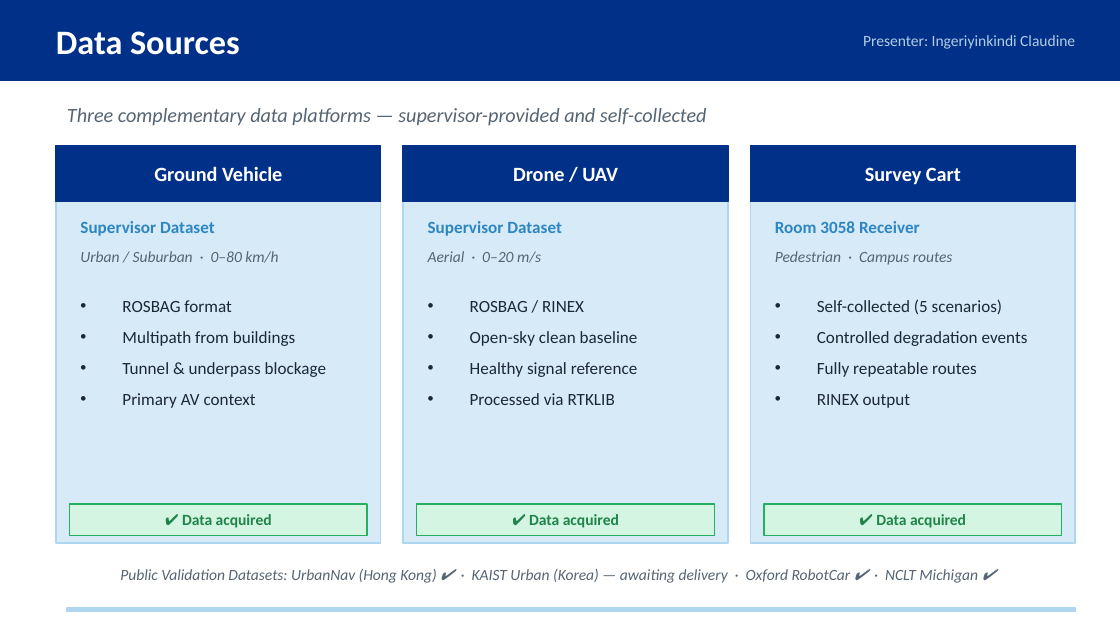
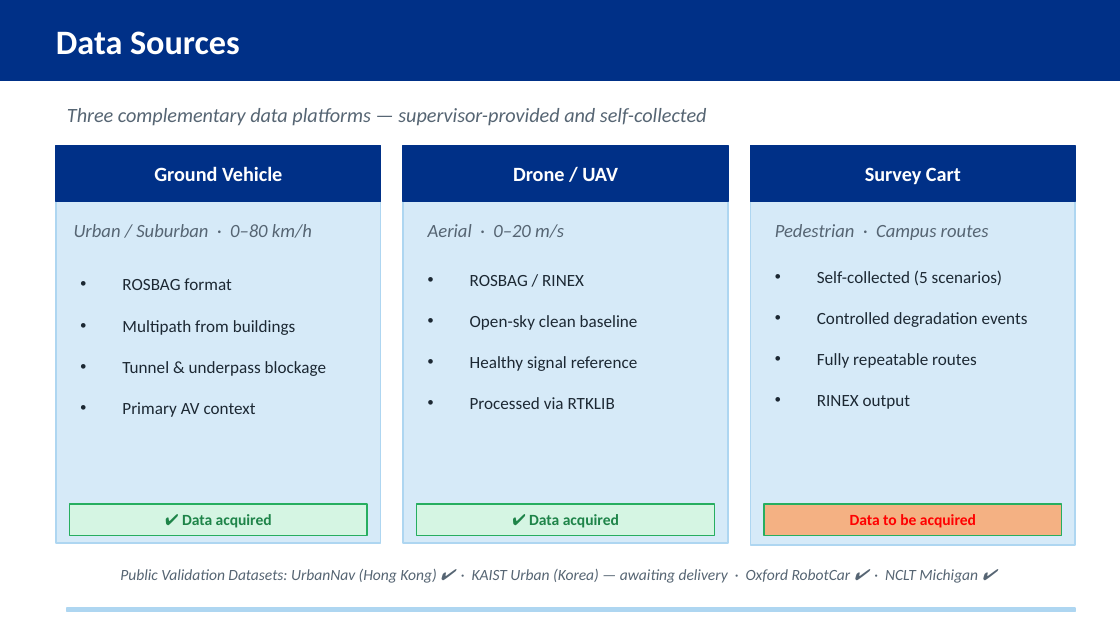
Before and after one commit to Jorshuare/AI-Based-Prediction-for-GNSS-Signal-Degradation, a slide deck: slide 7 of proposal/Presentations/GNSS_Proposal_Presentation.pptx (slide 6 before the commit). Drawn at 1120x630 pixels with LibreOffice and Linux fonts; fonts in the diff are those of the drawing. Boxes give left, top, right and bottom in pixels: in the first picture for what was removed or moved away, otherwise in the second. Text is boxed around its words. In the diff, an @@ line names an element or a change of style, - is before the commit and + after.

Commit message:
feat: add route planning data

```diff
--- a/proposal/Presentations/GNSS_Proposal_Presentation.pptx
+++ b/proposal/Presentations/GNSS_Proposal_Presentation.pptx
@@ text removed at [863,35,1075,49] @@
-Presenter: Ingeriyinkindi Claudine
@@ size 10 to 12 pt in 3 elements at [775,224,989,240], [428,224,564,238], [74,224,312,238] @@
@@ text "Urban / Suburban · 0–80 ...": place and size @@
-text "Urban / Suburban · 0–80 ..." at [80,251,278,263]
+text "Urban / Suburban · 0–80 ..." at [74,224,312,238]
@@ text removed at [80,221,215,236] @@
-Supervisor Dataset
@@ text "Aerial · 0–20 m/s": place and size @@
-text "Aerial · 0–20 m/s" at [428,251,541,263]
+text "Aerial · 0–20 m/s" at [428,224,564,238]
@@ text removed at [428,221,562,236] @@
-Supervisor Dataset
@@ text "Pedestrian · Campus routes": place and size @@
-text "Pedestrian · Campus routes" at [775,251,953,265]
+text "Pedestrian · Campus routes" at [775,224,989,240]
@@ text removed at [775,221,920,233] @@
-Room 3058 Receiver
@@ text "ROSBAG format": place and size @@
-text "ROSBAG format" at [122,300,326,408]
+text "ROSBAG format" at [122,278,326,417]
@@ text "ROSBAG / RINEX": place and size @@
-text "ROSBAG / RINEX" at [470,301,638,405]
+text "ROSBAG / RINEX" at [470,275,638,409]
@@ line spacing 1.5 to 2 in 3 elements at [122,278,326,417], [470,275,638,409], [817,270,1028,409] @@
@@ text "Self-collected (5 scenarios)": place and size @@
-text "Self-collected (5 scenarios)" at [817,299,1028,408]
+text "Self-collected (5 scenarios)" at [817,270,1028,409]
@@ rectangle at [764,504,1062,535]: fill #D5F5E3 to #F4B183 @@
@@ text at [850,514,976,528]: text changed; text colour #1E8449 to #FF0000 @@
-✔ Data acquired
+Data to be acquired
```
Also in this commit, not shown: 19 other slides changed, 3 slides added, 20 other files.
